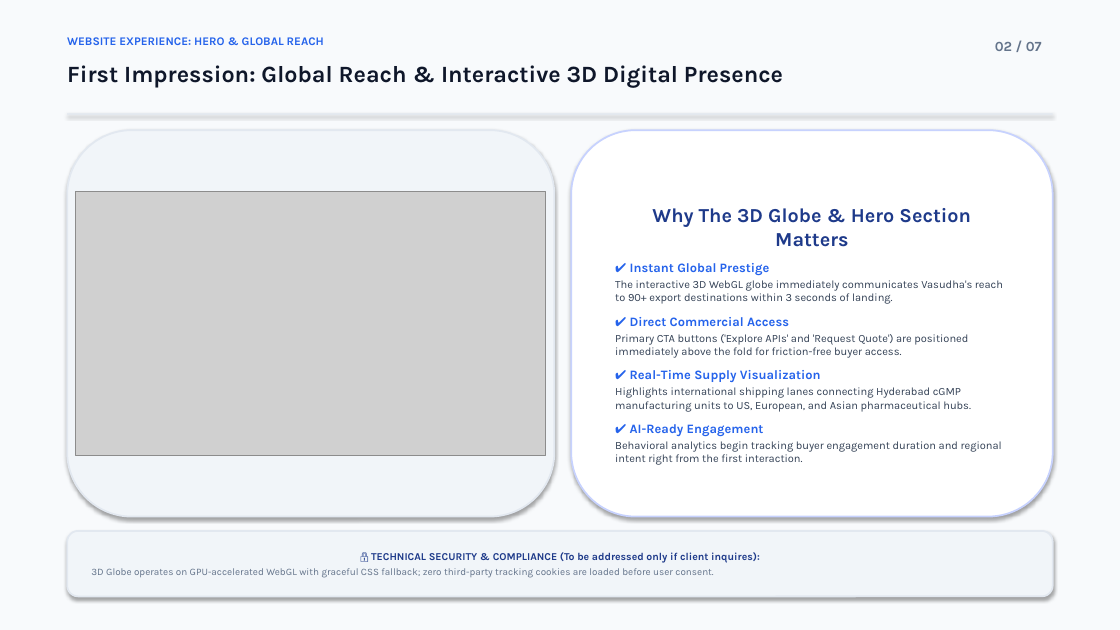
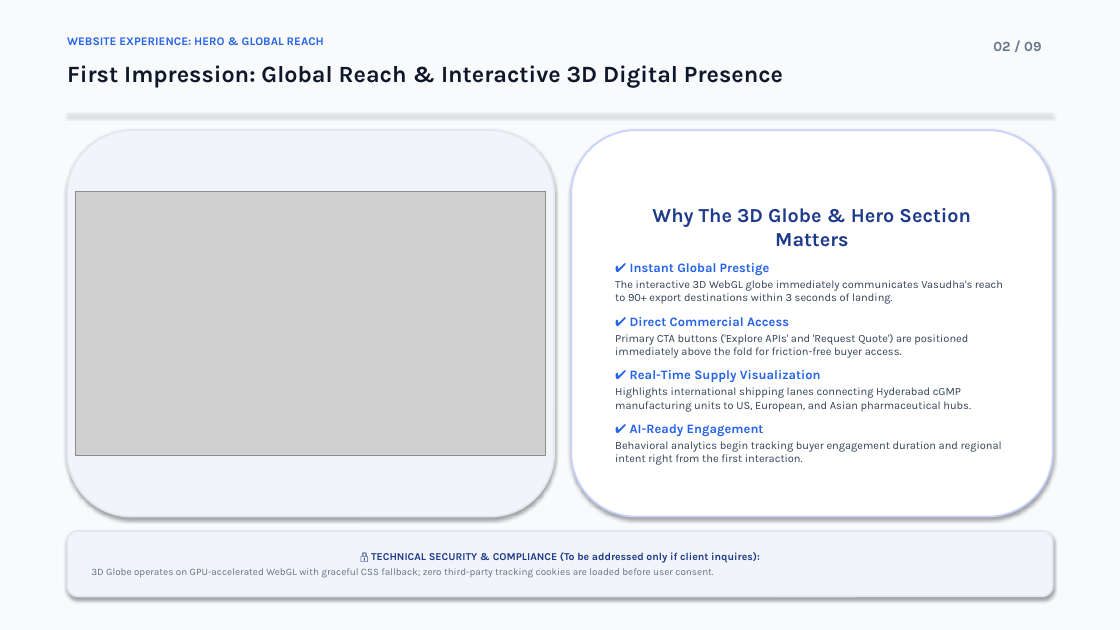
Before and after one commit to saikrishna-bethamcharla/vasudhapharma-green, a slide deck: slide 2 of Vasudha_Pharma_Corporate_Presentation.pptx. Drawn at 1120x630 pixels with LibreOffice and Linux fonts; fonts in the diff are those of the drawing; grey boxes stand for pictures. Boxes give left, top, right and bottom in pixels: in the first picture for what was removed or moved away, otherwise in the second. Text is boxed around its words. In the diff, an @@ line names an element or a change of style, - is before the commit and + after.

```diff
--- a/Vasudha_Pharma_Corporate_Presentation.pptx
+++ b/Vasudha_Pharma_Corporate_Presentation.pptx
@@ text at (993,42,1041,51): text changed @@
-02 / 07
+02 / 09
```
Also in this commit, not shown: 5 other slides changed, 2 slides added, 5 other files.
